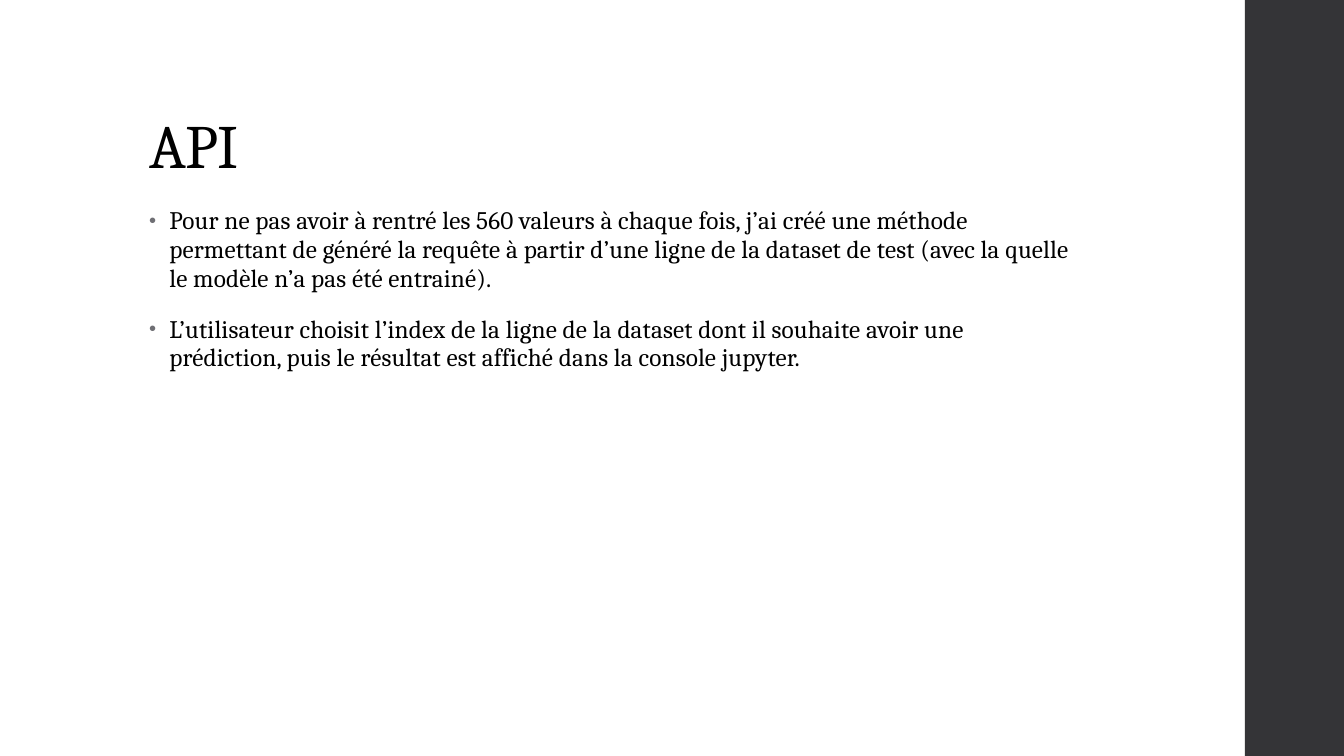
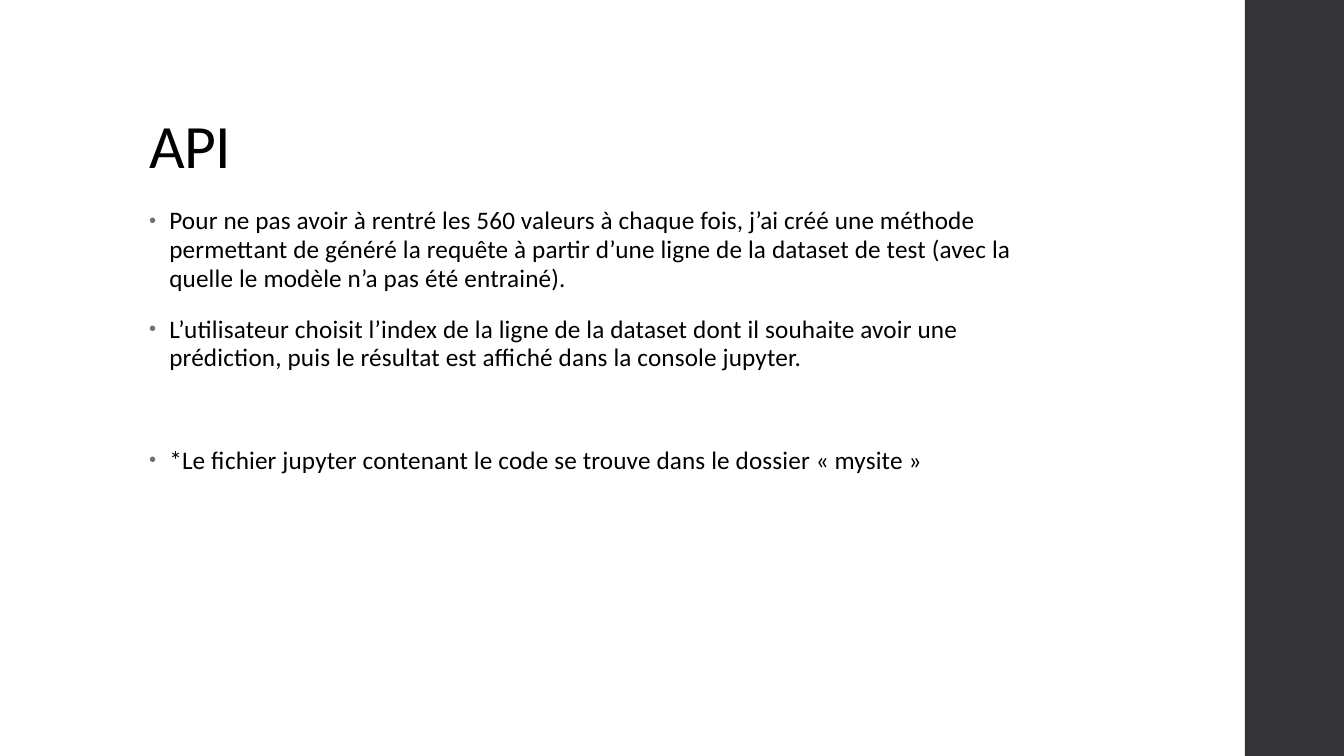
Before and after one commit to buissonvalentin/Projet-python-for-datascience, a slide deck: slide 15 of rapport.pptx. Drawn at 1344x756 pixels with LibreOffice and Linux fonts; fonts in the diff are those of the drawing. Boxes give left, top, right and bottom in pixels: in the first picture for what was removed or moved away, otherwise in the second. Text is boxed around its words. In the diff, an @@ line names an element or a change of style, - is before the commit and + after.

Commit message:
update pptx

```diff
--- a/rapport.pptx
+++ b/rapport.pptx
@@ title "API" at <box>149,128,231,168</box>: font Cambria to Calibri @@
@@ text at <box>169,211,1010,371</box>: font Cambria to Calibri in "Pour ne pas avoir à rentré les ...", "L’utilisateur choisit l’index de la ligne de ..." @@
@@ text at <box>169,451,903,474</box>: paragraph added @@
+• *Le fichier jupyter contenant le code se trouve dans le dossier « mysite »
```
Also in this commit, not shown: 12 other slides changed.
